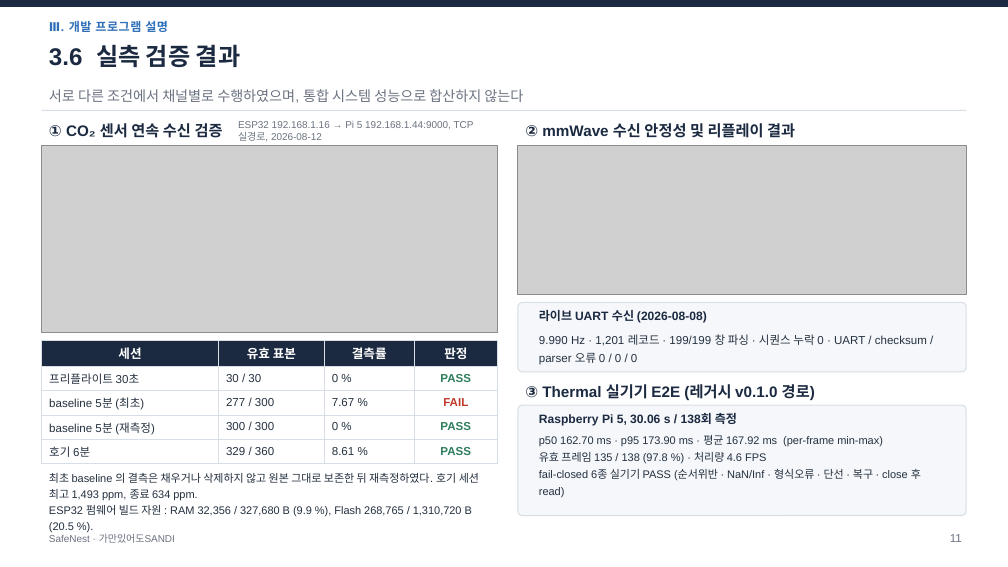
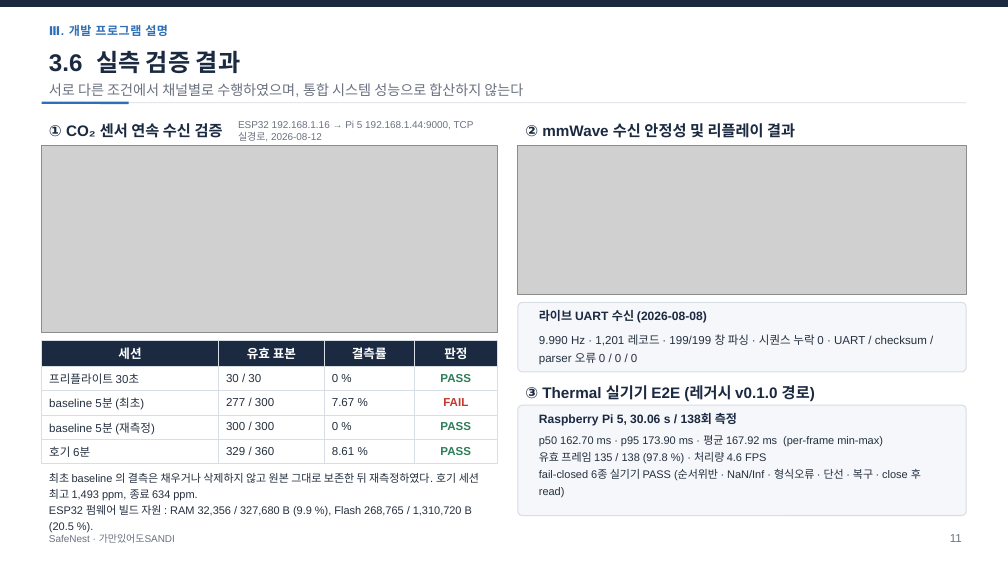
Before and after one commit to jinsu1011/safenest-embedded-competition, a slide deck: slide 12 of final-report/2026ESWContest_자유공모_가만있어도SANDI_개발완료보고서.pptx. Drawn at 1008x567 pixels with LibreOffice and Linux fonts; fonts in the diff are those of the drawing; grey boxes stand for pictures. Boxes give left, top, right and bottom in pixels: in the first picture for what was removed or moved away, otherwise in the second. Text is boxed around its words. In the diff, an @@ line names an element or a change of style, - is before the commit and + after.

```diff
--- a/final-report/2026ESWContest_자유공모_가만있어도SANDI_개발완료보고서.pptx
+++ b/final-report/2026ESWContest_자유공모_가만있어도SANDI_개발완료보고서.pptx
@@ text "Ⅲ. 개발 프로그램 설명": place and size @@
-text "Ⅲ. 개발 프로그램 설명" at <box>49,21,168,32</box>
+text "Ⅲ. 개발 프로그램 설명" at <box>49,25,168,36</box>
@@ text "3.6 실측 검증 결과": place and size @@
-text "3.6 실측 검증 결과" at <box>49,44,240,67</box>
+text "3.6 실측 검증 결과" at <box>49,50,240,73</box>
@@ text "서로 다른 조건에서 채널별로 수행하였으며, ...": place and size @@
-text "서로 다른 조건에서 채널별로 수행하였으며, ..." at <box>49,89,523,103</box>
+text "서로 다른 조건에서 채널별로 수행하였으며, ..." at <box>49,83,523,97</box>
@@ line moved from (42, 110) - (966, 110) to (42, 103) - (966, 103) @@
@@ line (42, 103) - (966, 103): stroke #D8DEE6 1 pt to #D8DEE6 0.75 pt @@
@@ line added from (42, 103) to (129, 103), #2E6FB7 2.25 pt @@
```
Also in this commit, not shown: 20 other slides changed, 24 other files.
